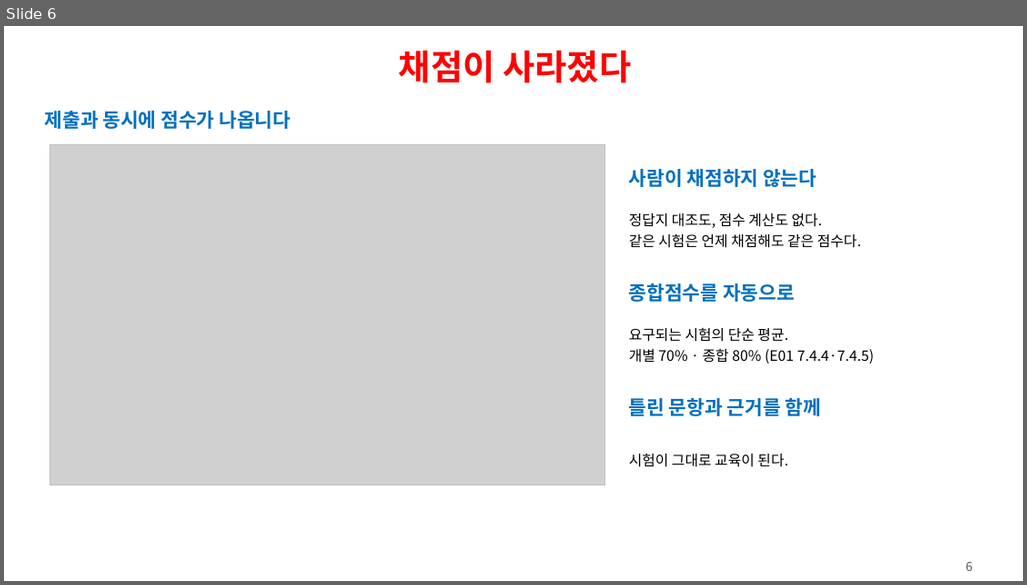
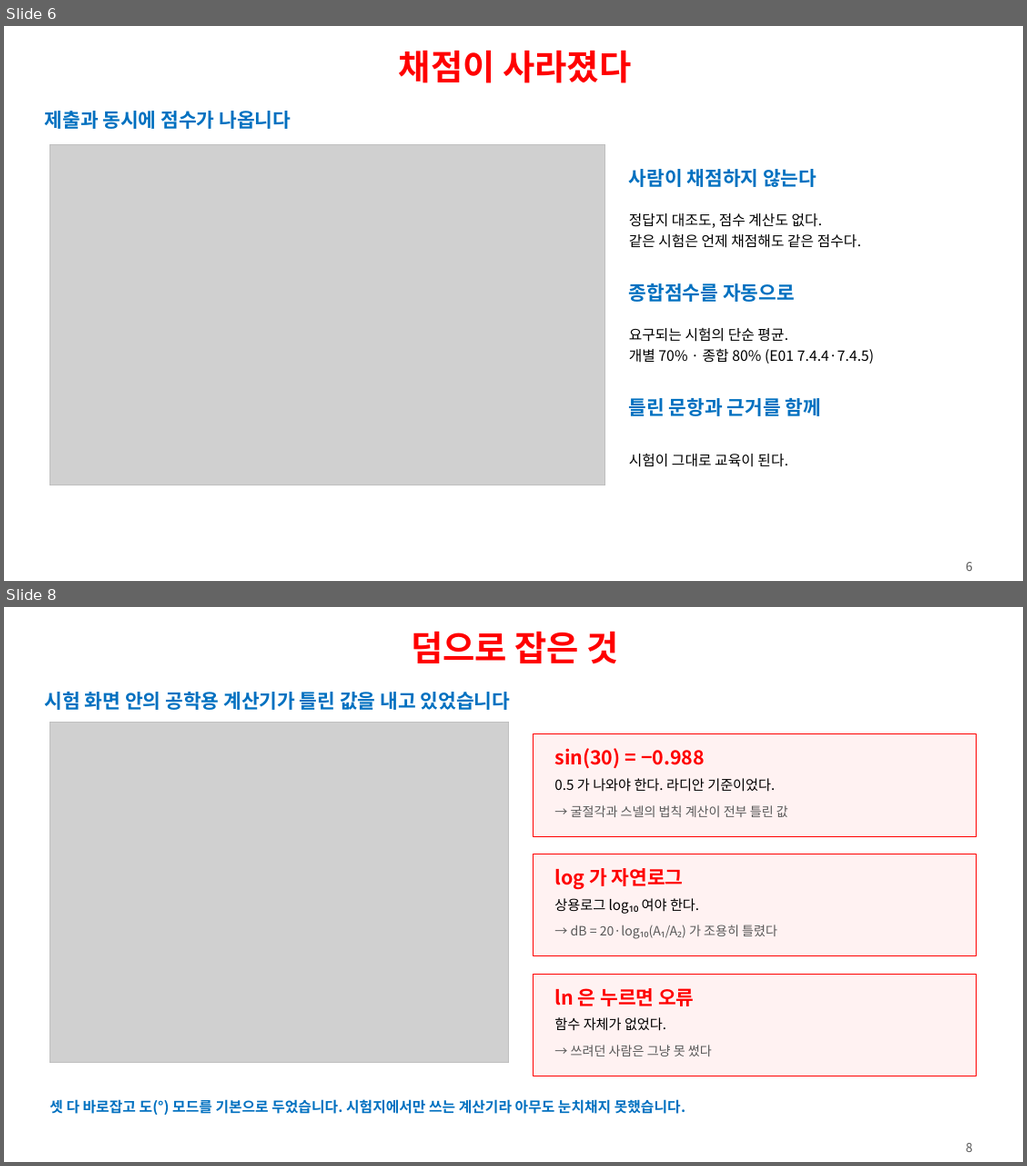
Before and after one commit to ys1277-sys/HIENDT-CBT, a slide deck: docs/발표자료-CBT-2026-08.pptx. Shown one above the other, each under a label of ours: slide 6 before the commit, slides 6 and 8 after it; the slides between them are not shown. The pictures are 1027x585 and 1027x1166 pixels, drawn with LibreOffice and Linux fonts; fonts in the diff are those of the drawing; grey boxes stand for pictures. Boxes give left, top, right and bottom in pixels: in the first picture for what was removed or moved away, otherwise in the second. Text is boxed around its words. In the diff, an @@ line names an element or a change of style, - is before the commit and + after.

```diff
--- a/docs/발표자료-CBT-2026-08.pptx
+++ b/docs/발표자료-CBT-2026-08.pptx
@@ slide 8 added at [4,607,1023,1162], background #FFFFFF @@
@@ text added at [411,631,619,663], 34 pt, text #FF0000, bold @@
+덤으로 잡은 것
@@ text added at [45,692,510,710], 19 pt, text #0070C0, bold @@
+시험 화면 안의 공학용 계산기가 틀린 값을 내고 있었습니다
@@ picture added at [50,722,508,1062] @@
@@ rectangle added at [50,722,508,1062], outline #BFBFBF 0.75 pt @@
@@ rectangle added at [533,734,977,836], fill #FFF2F2, outline #FF0000 1 pt @@
@@ text added at [555,748,705,768], 19 pt, text #FF0000, bold @@
+sin(30) = −0.988
@@ text added at [555,778,775,792], 13.5 pt, text #000000 @@
+0.5 가 나와야 한다. 라디안 기준이었다.
@@ text added at [571,805,788,817], 12.5 pt, text #595959 @@
+→ 굴절각과 스넬의 법칙 계산이 전부 틀린 값
@@ rectangle added at [533,854,977,956], fill #FFF2F2, outline #FF0000 1 pt @@
@@ text added at [555,868,684,890], 19 pt, text #FF0000, bold @@
+log 가 자연로그
@@ text added at [555,898,699,912], 13.5 pt, text #000000 @@
+상용로그 log₁₀ 여야 한다.
@@ text added at [571,925,778,939], 12.5 pt, text #595959 @@
+→ dB = 20·log₁₀(A₁/A₂) 가 조용히 틀렸다
@@ rectangle added at [533,974,977,1076], fill #FFF2F2, outline #FF0000 1 pt @@
@@ text added at [555,988,694,1006], 19 pt, text #FF0000, bold @@
+ln 은 누르면 오류
@@ text added at [555,1017,666,1031], 13.5 pt, text #000000 @@
+함수 자체가 없었다.
@@ text added at [571,1045,712,1057], 12.5 pt, text #595959 @@
+→ 쓰려던 사람은 그냥 못 썼다
@@ text added at [50,1099,686,1115], 14 pt, text #0070C0, bold @@
+셋 다 바로잡고 도(°) 모드를 기본으로 두었습니다. 시험지에서만 쓰는 계산기라 아무도 눈치채지 못했습니다.
@@ text added at [966,1143,973,1152], 12 pt, text #595959 @@
+8
```
Also in this commit, not shown: 8 slides changed, 2 other slides added, 2 slides removed, 1 other file.
